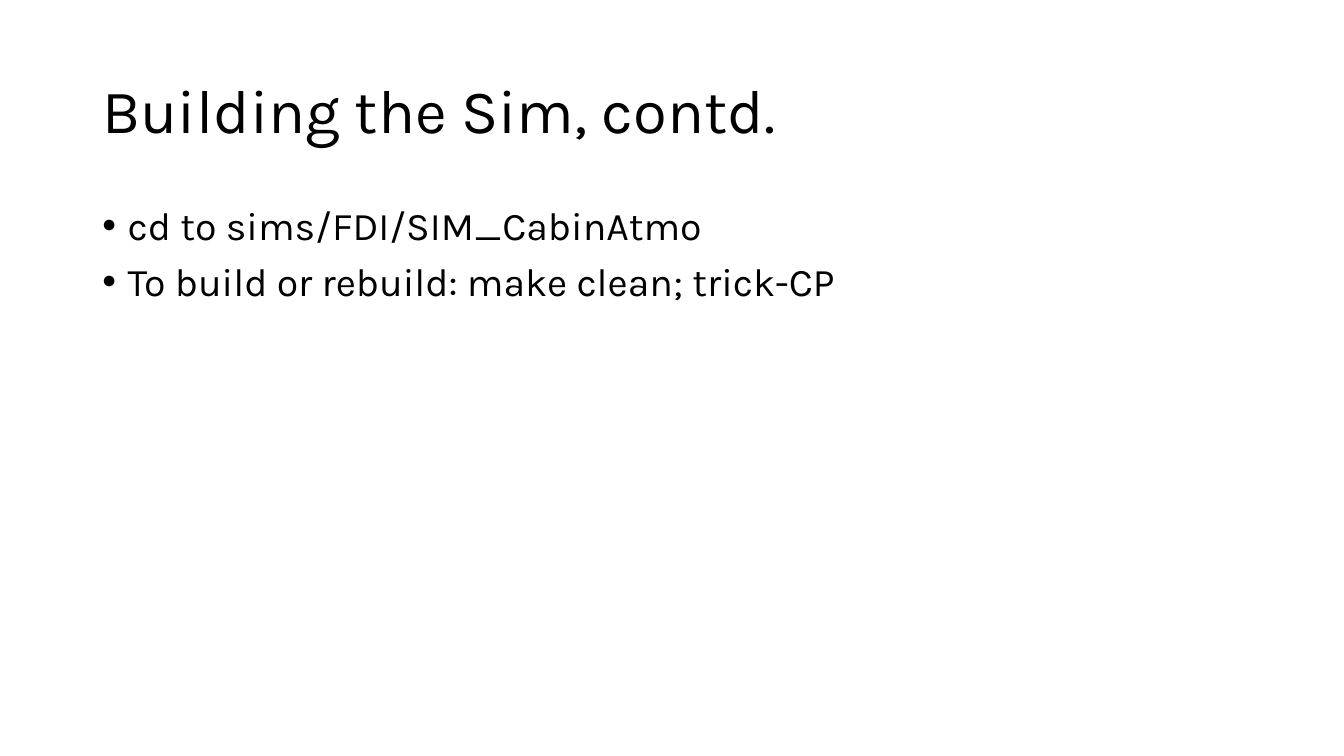
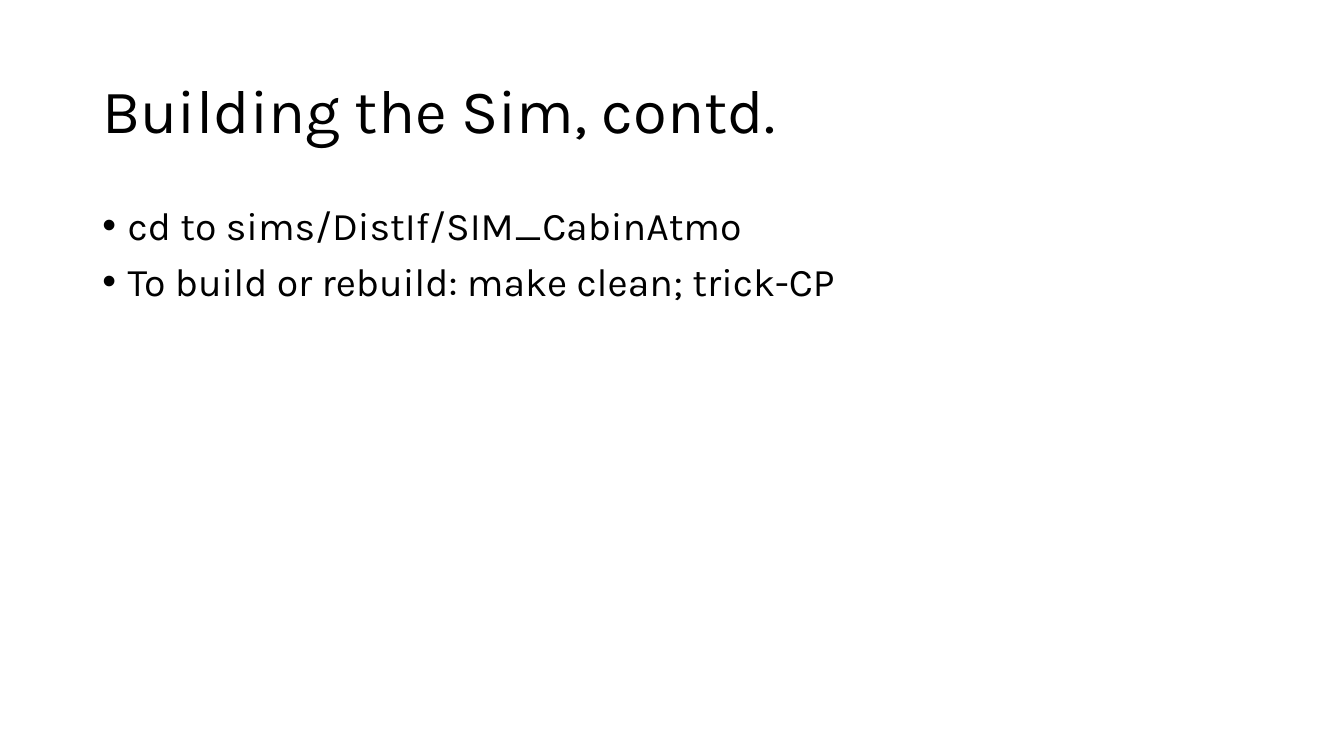
Before and after one commit to nasa/TrickHLA, a slide deck: slide 10 of docs/DistIf/User_Guide.pptx. Drawn at 1344x756 pixels with LibreOffice and Linux fonts; fonts in the diff are those of the drawing. Boxes give left, top, right and bottom in pixels: in the first picture for what was removed or moved away, otherwise in the second. Text is boxed around its words. In the diff, an @@ line names an element or a change of style, - is before the commit and + after.

Commit message:
Updated DistIF user manual.

```diff
--- a/docs/DistIf/User_Guide.pptx
+++ b/docs/DistIf/User_Guide.pptx
@@ text at (128,211,742,243): text changed @@
-• cd to sims/FDI/SIM_CabinAtmo
+• cd to sims/DistIf/SIM_CabinAtmo
```
Also in this commit, not shown: 3 other slides changed.
